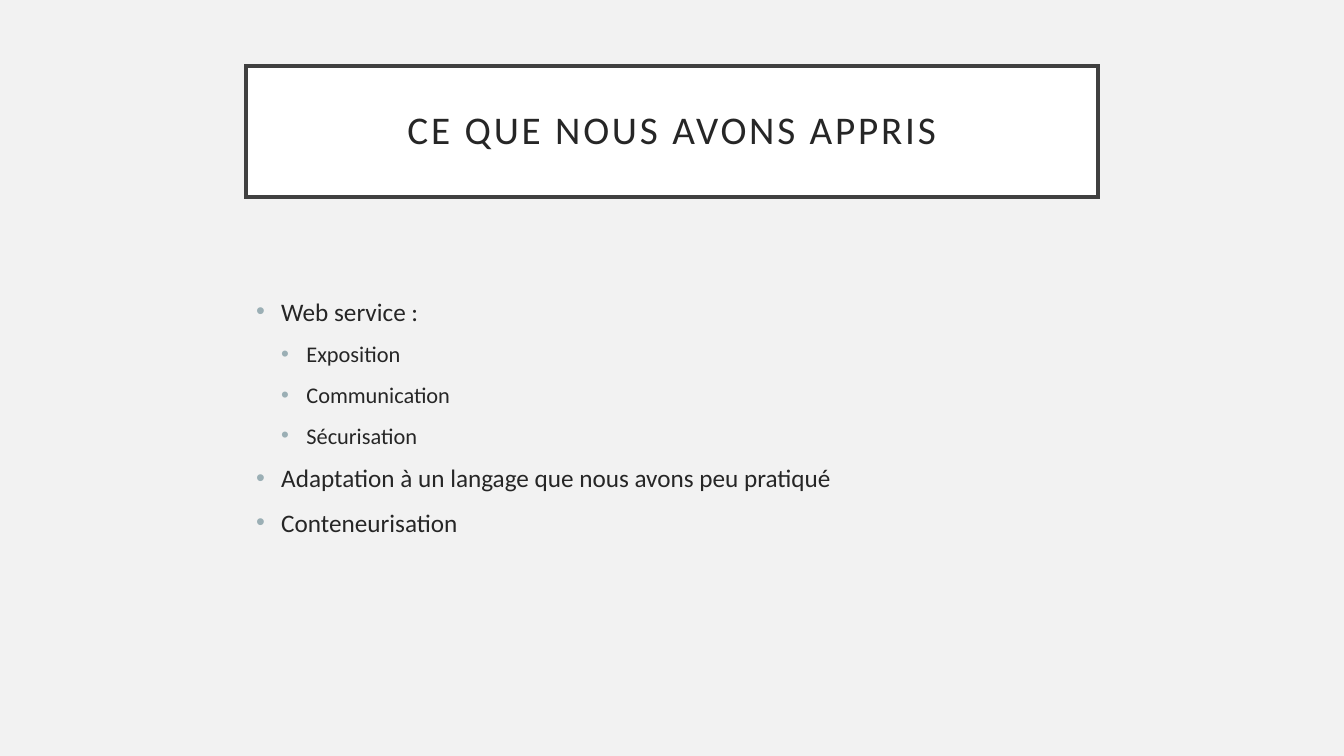
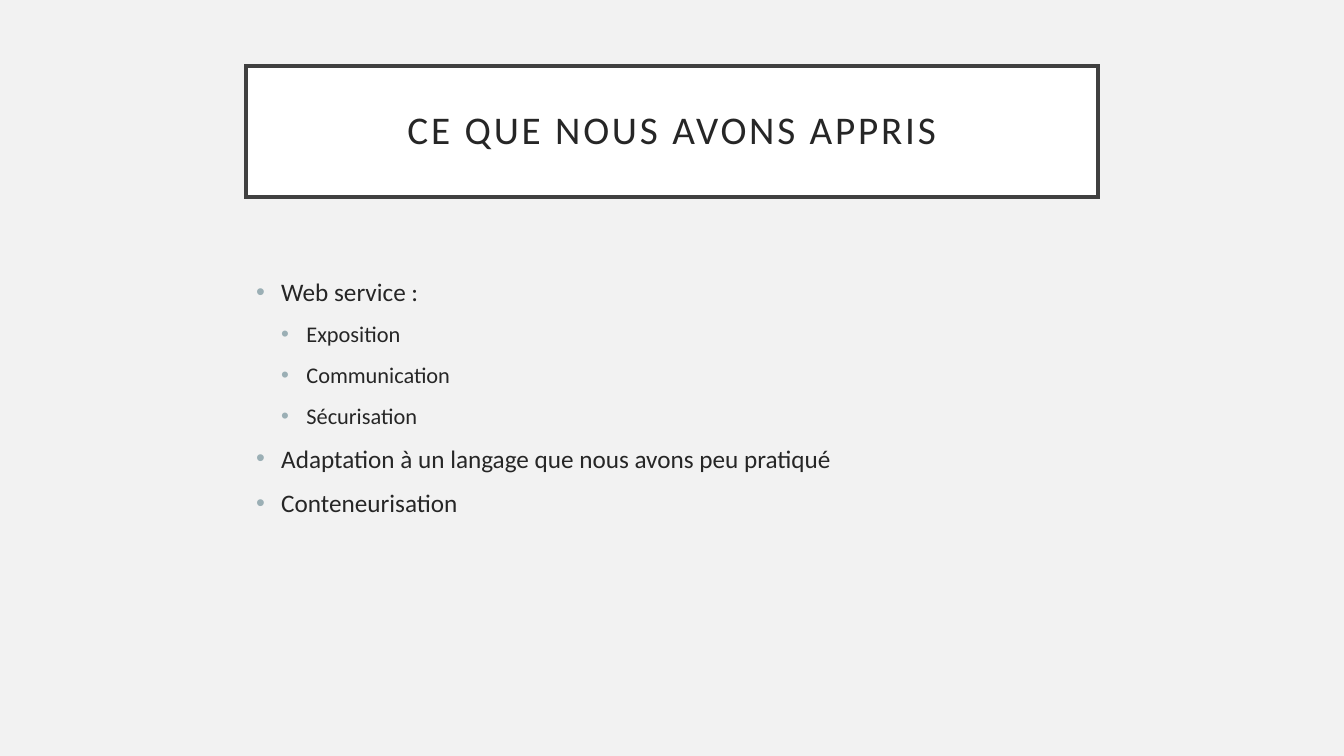
Before and after one commit to hugoj78/servicewebnetflixdocker, a slide deck: slide 13 of Presentation.pptx (slide 11 before the commit). Drawn at 1344x756 pixels with LibreOffice and Linux fonts; fonts in the diff are those of the drawing. Boxes give left, top, right and bottom in pixels: in the first picture for what was removed or moved away, otherwise in the second. Text is boxed around its words. In the diff, an @@ line names an element or a change of style, - is before the commit and + after.

```diff
--- a/Presentation.pptx
+++ b/Presentation.pptx
@@ text "Web service :" moved from (x1=281, y1=303, x2=830, y2=532) to (x1=281, y1=283, x2=830, y2=512) @@
```
Also in this commit, not shown: 5 other slides changed, 2 slides added.
